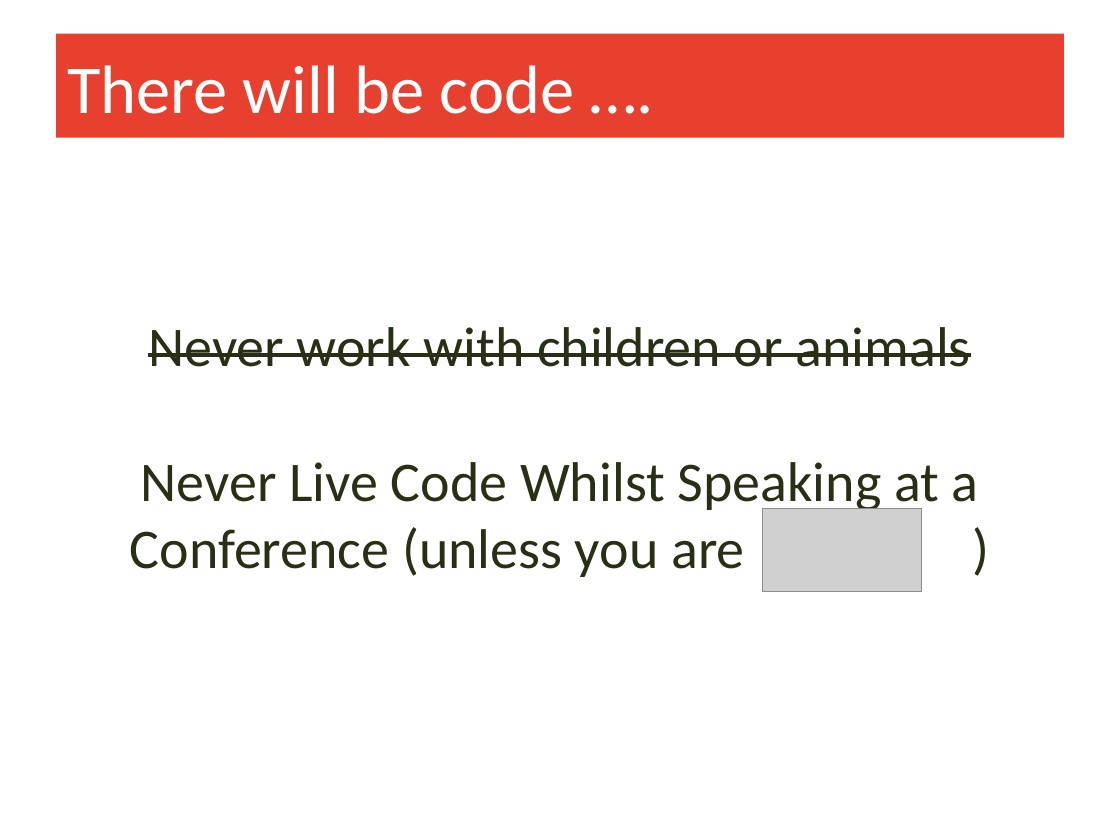
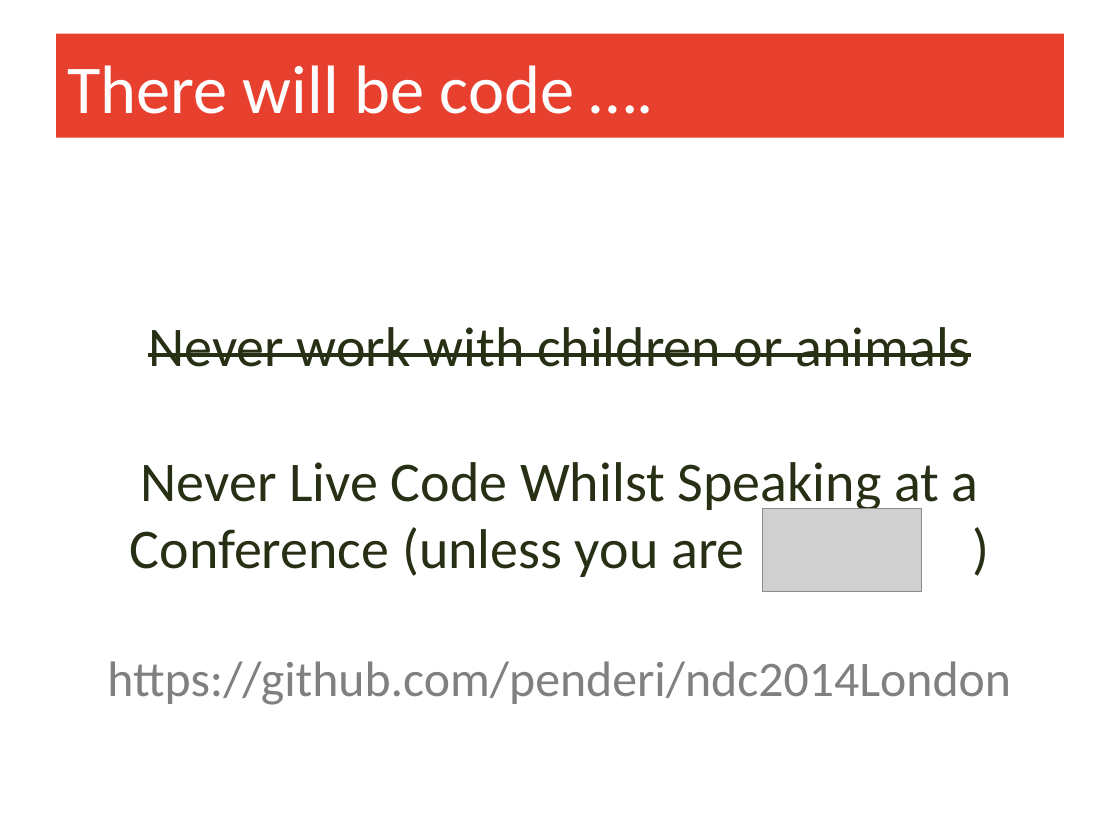
Before and after one commit to penderi/ndc2014London, a slide deck: slide 4 of presentation-ndc2014Lon-HtmlHybridCrossPlatformApps.pptx. Drawn at 1120x840 pixels with LibreOffice and Linux fonts; fonts in the diff are those of the drawing; grey boxes stand for pictures; background and template pictures are left out. Boxes give left, top, right and bottom in pixels: in the first picture for what was removed or moved away, otherwise in the second. Text is boxed around its words. In the diff, an @@ line names an element or a change of style, - is before the commit and + after.

Commit message:
Added git ref

```diff
--- a/presentation-ndc2014Lon-HtmlHybridCrossPlatformApps.pptx
+++ b/presentation-ndc2014Lon-HtmlHybridCrossPlatformApps.pptx
@@ text at [107,661,1011,705]: paragraph added @@
+https://github.com/penderi/ndc2014London
```
